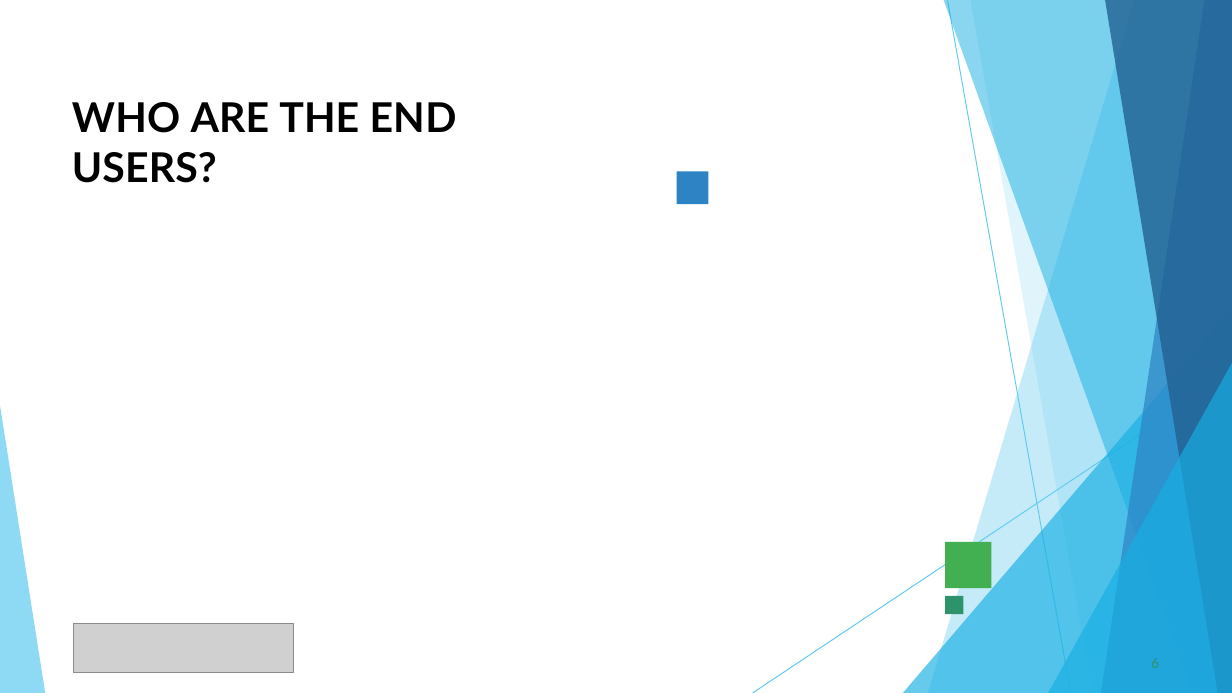
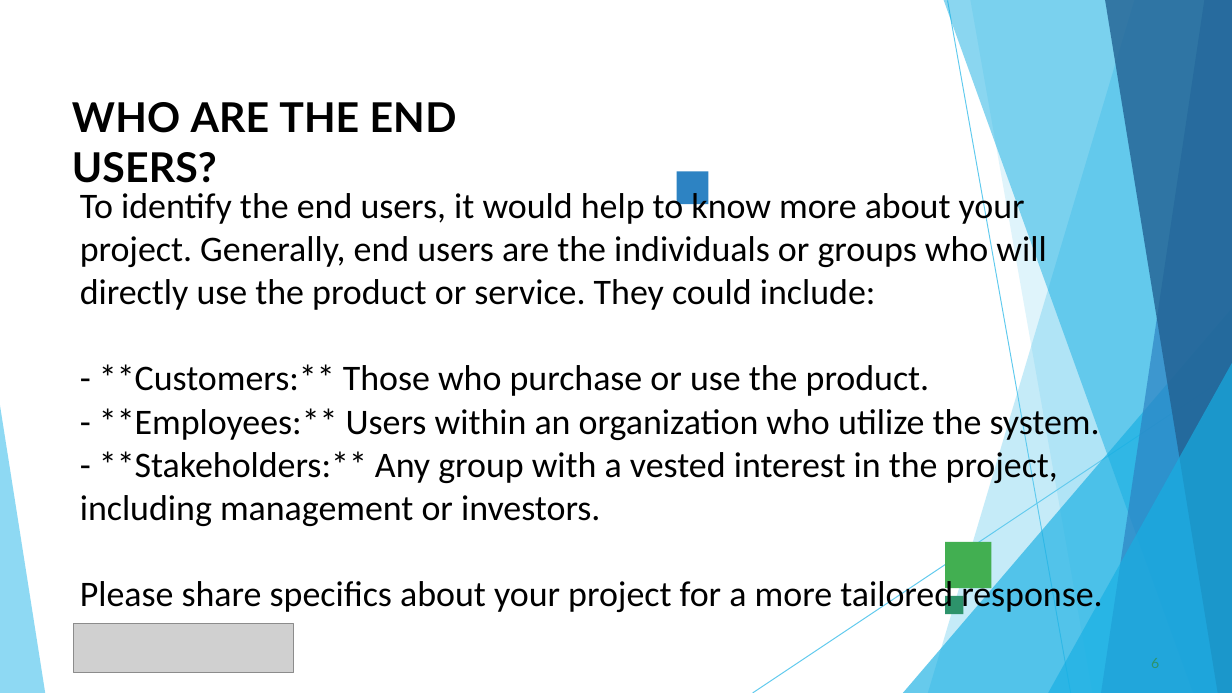
Before and after one commit to Priyapriya07/TNSDC-DA-EXCEL, a slide deck: slide 6 of Employee_Data_Analysis_2.pptx. Drawn at 1232x693 pixels with LibreOffice and Linux fonts; fonts in the diff are those of the drawing; grey boxes stand for pictures. Boxes give left, top, right and bottom in pixels: in the first picture for what was removed or moved away, otherwise in the second. Text is boxed around its words. In the diff, an @@ line names an element or a change of style, - is before the commit and + after.

```diff
--- a/Employee_Data_Analysis_2.pptx
+++ b/Employee_Data_Analysis_2.pptx
@@ text added at box(80, 188, 1102, 615), 28 pt, text #000000 @@
+To identify the end users, it would help to know more about your project. Generally, end users are the individuals or groups who will directly use the product or service. They could include:
+- **Customers:** Those who purchase or use the product.
+- **Employees:** Users within an organization who utilize the system.
+- **Stakeholders:** Any group with a vested interest in the project, including management or investors.
+Please share specifics about your project for a more tailored response.
```
Also in this commit, not shown: 10 other slides changed, 1 slide added, 1 slide removed.
